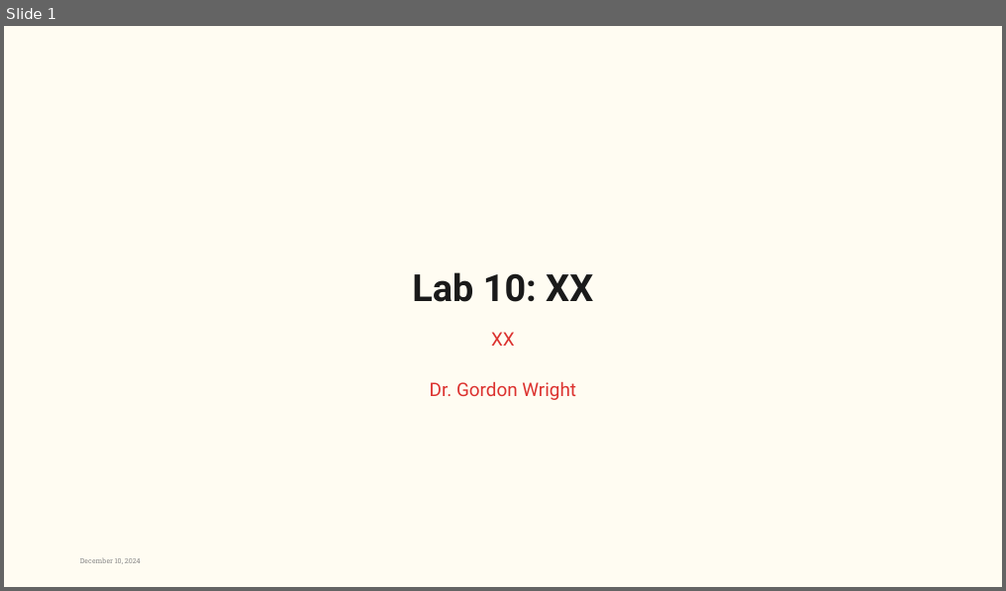
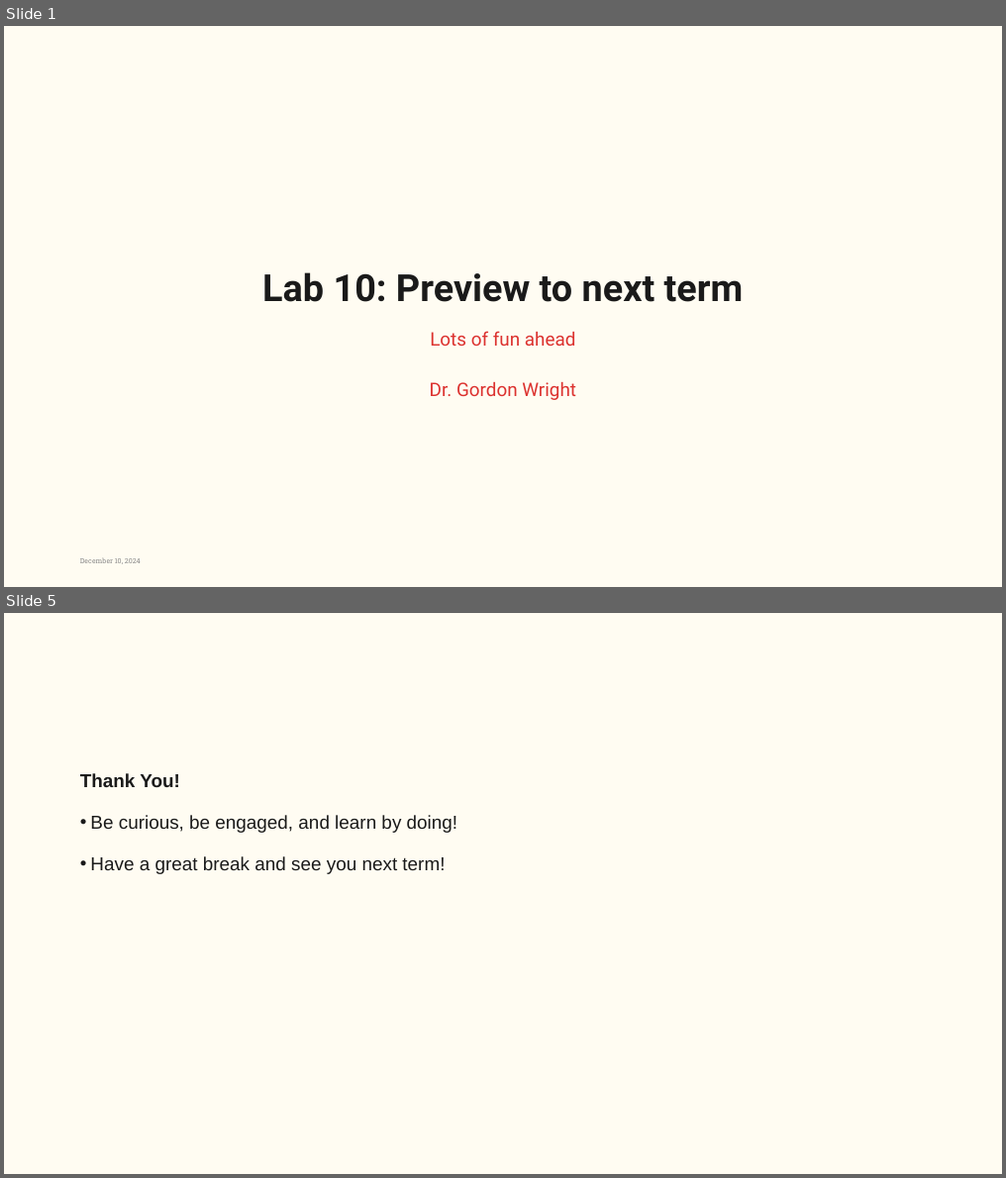
Before and after one commit to LittleMonkeyLab/PS52007Dslides, a slide deck: week10/lab.pptx. Shown one above the other, each under a label of ours: slide 1 before the commit, slides 1 and 5 after it; the slides between them are not shown. The pictures are 1006x591 and 1006x1178 pixels, drawn with LibreOffice and Linux fonts; fonts in the diff are those of the drawing; background and template pictures are left out. Boxes give left, top, right and bottom in pixels: in the first picture for what was removed or moved away, otherwise in the second. Text is boxed around its words. In the diff, an @@ line names an element or a change of style, - is before the commit and + after.

```diff
--- a/week10/lab.pptx
+++ b/week10/lab.pptx
@@ slide 5 added at (4, 613, 1002, 1174), background #FFFCF2 @@
@@ text added at (80, 773, 457, 874), 18 pt, text #1A1A1A @@
+Thank You!
+• Be curious, be engaged, and learn by doing!
+• Have a great break and see you next term!
@@ slide 1 changed as well @@
@@ title at (262, 273, 744, 302): text changed @@
-Lab 10: XX
+Lab 10: Preview to next term
@@ subtitle at (430, 331, 576, 400): text changed @@
-XX
-Dr. Gordon Wright
+Lots of fun ahead
+Dr. Gordon Wright
```
Also in this commit, not shown: 3 other slides added, 2 slides removed, 45 other files.
